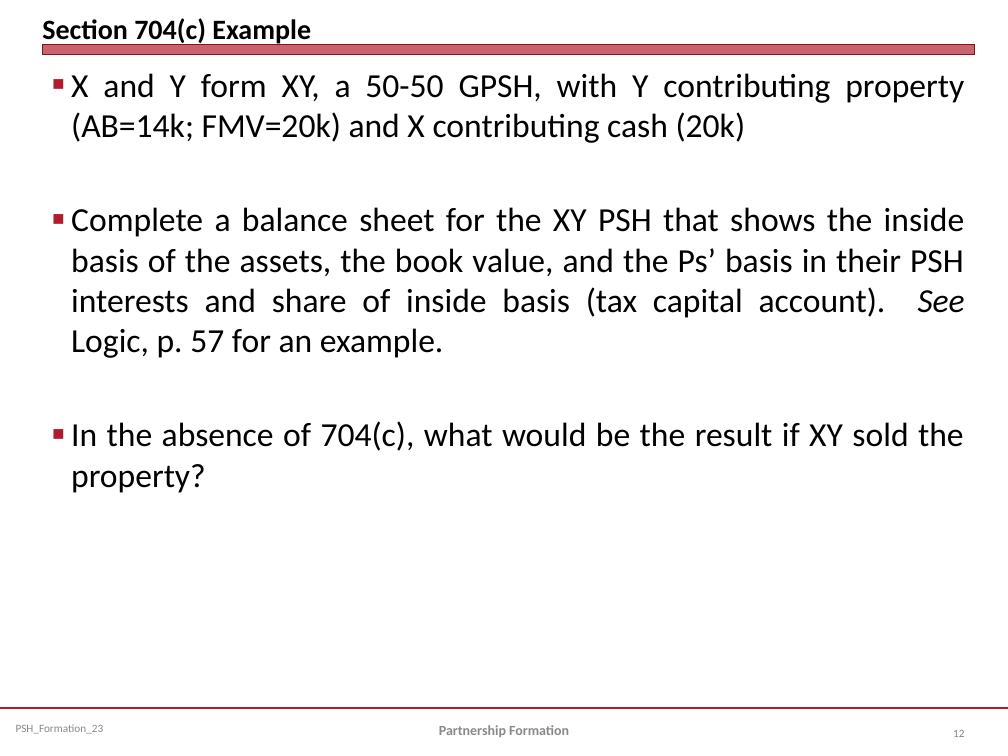
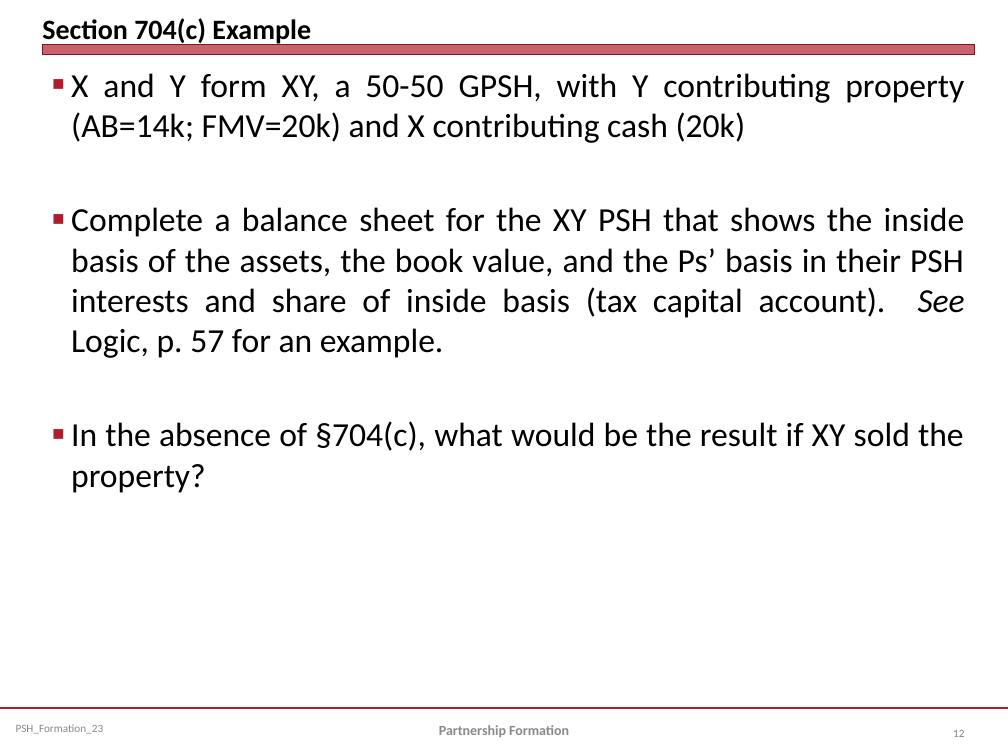
Before and after one commit to jmc877/Partnership-Tax, a slide deck: slide 12 of slides/PSH_Formation_23.pptx. Drawn at 1008x756 pixels with LibreOffice and Linux fonts; fonts in the diff are those of the drawing. Boxes give left, top, right and bottom in pixels: in the first picture for what was removed or moved away, otherwise in the second. Text is boxed around its words. In the diff, an @@ line names an element or a change of style, - is before the commit and + after.

```diff
--- a/slides/PSH_Formation_23.pptx
+++ b/slides/PSH_Formation_23.pptx
@@ text at <box>71,421,964,493</box>: text changed @@
-■ In the absence of 704(c), what would be the result if XY sold the property?
+■ In the absence of §704(c), what would be the result if XY sold the property?
```
Also in this commit, not shown: 2 other slides changed, 4 other files.
